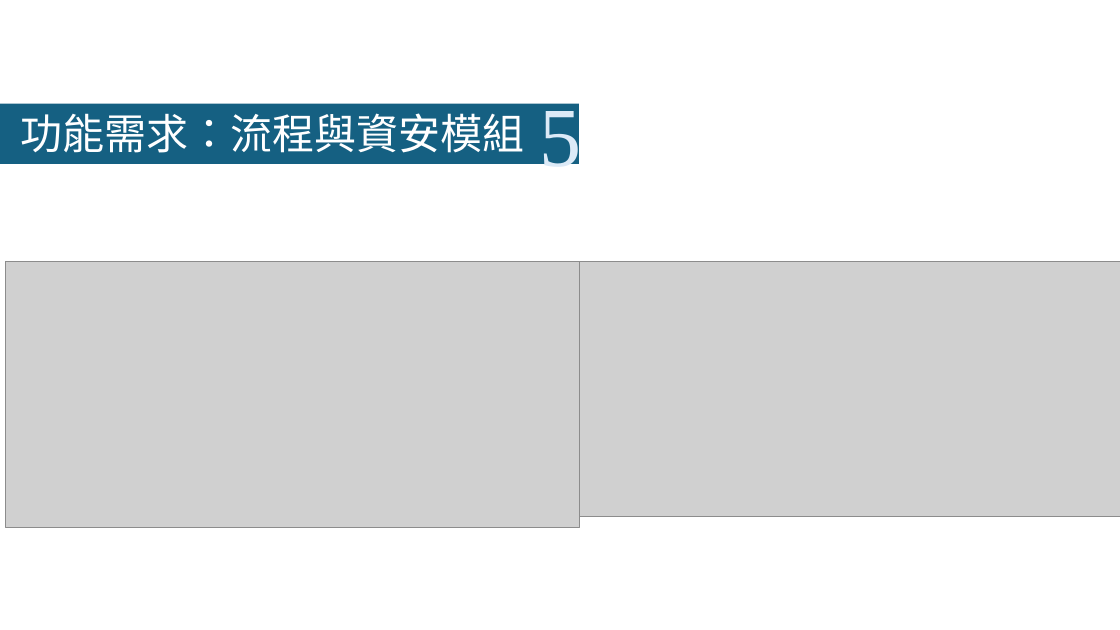
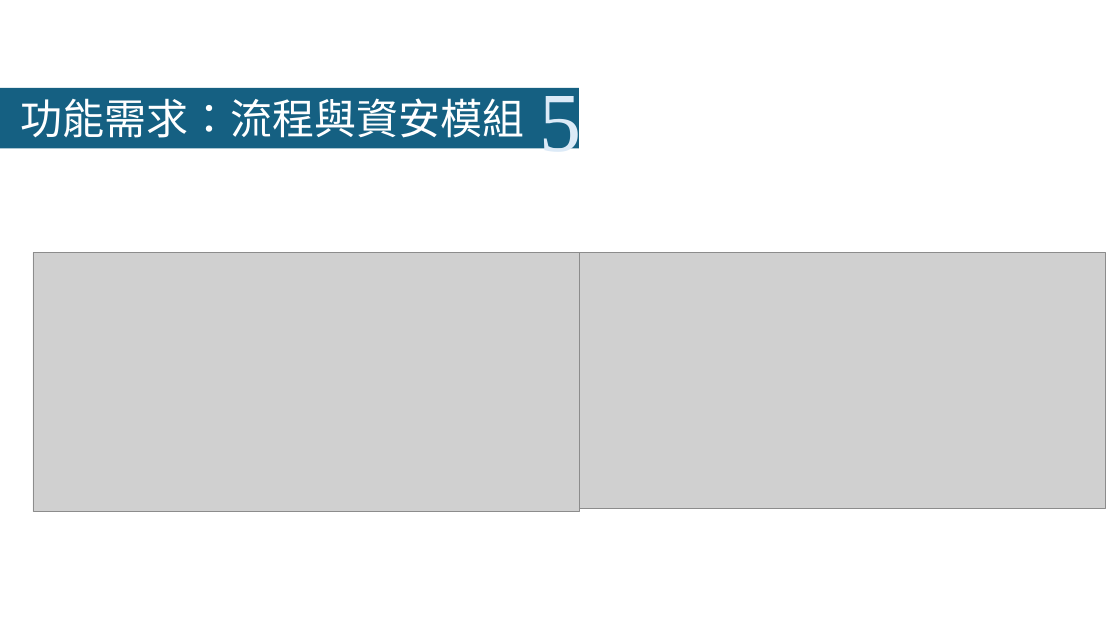
Before and after one commit to LazyEmotionO/NFU_DATABASE, a slide deck: slide 7 of 第四組_資料庫系統期末Part I簡報.pptx. Drawn at 1120x630 pixels with LibreOffice and Linux fonts; fonts in the diff are those of the drawing; grey boxes stand for pictures. Boxes give left, top, right and bottom in pixels: in the first picture for what was removed or moved away, otherwise in the second. Text is boxed around its words. In the diff, an @@ line names an element or a change of style, - is before the commit and + after.

Commit message:
update

```diff
--- a/第四組_資料庫系統期末Part I簡報.pptx
+++ b/第四組_資料庫系統期末Part I簡報.pptx
@@ 2 texts, 1 rectangle: place and size @@
-2 texts, 1 rectangle at (0, 101, 582, 182)
+2 texts, 1 rectangle at (0, 85, 582, 166)
@@ picture: place and size @@
-picture at (6, 261, 579, 528)
+picture at (33, 253, 579, 513)
@@ picture: place and size @@
-picture at (565, 261, 1120, 517)
+picture at (552, 253, 1107, 508)
```
